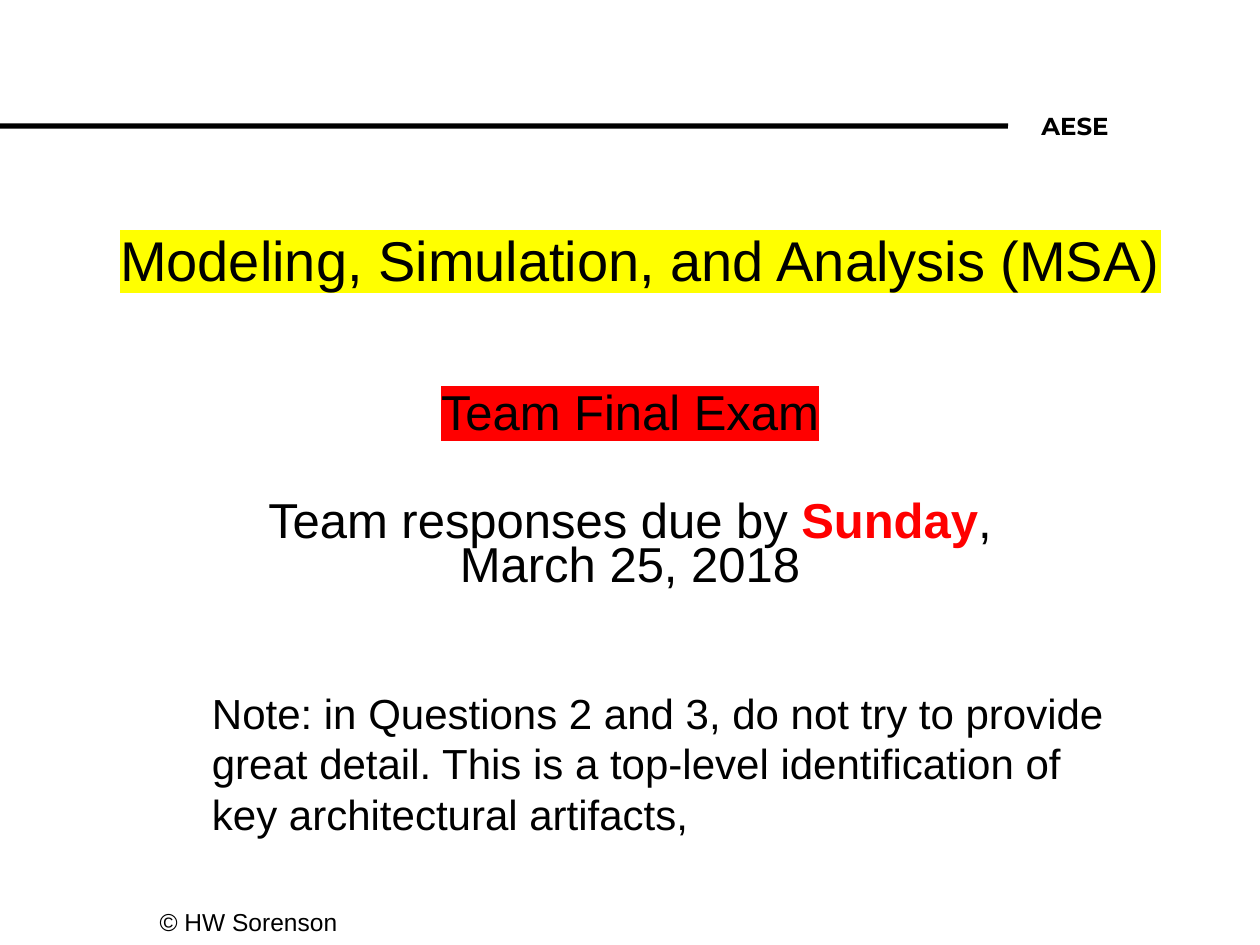
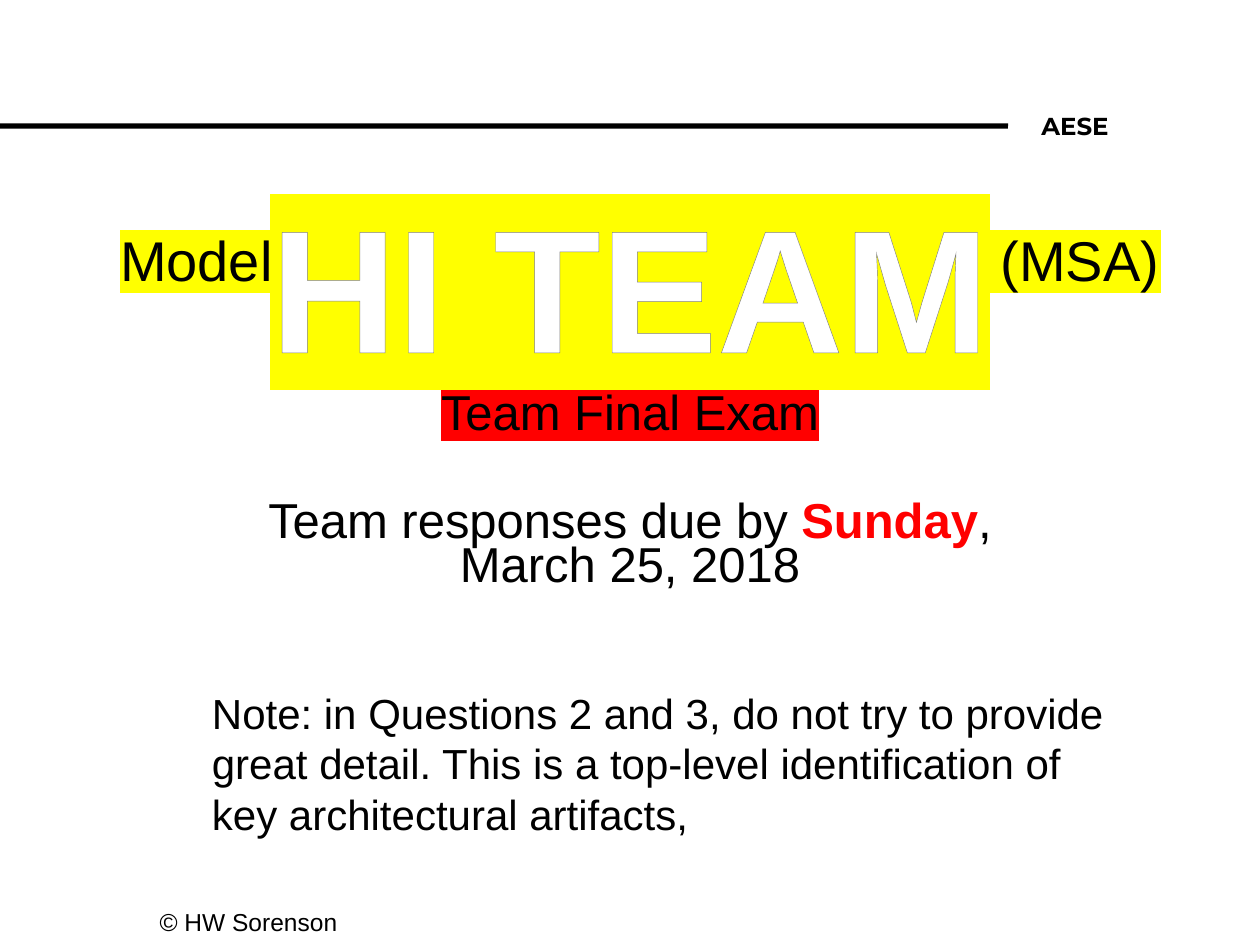
Before and after one commit to makarbasi/AESE, a slide deck: slide 1 of MSA Team Final Exam_AY2017.pptx. Drawn at 1260x945 pixels with LibreOffice and Linux fonts; fonts in the diff are those of the drawing; background and template pictures are left out. Boxes give left, top, right and bottom in pixels: in the first picture for what was removed or moved away, otherwise in the second. Text is boxed around its words. In the diff, an @@ line names an element or a change of style, - is before the commit and + after.

Commit message:
I added a wordart Text

```diff
--- a/MSA Team Final Exam_AY2017.pptx
+++ b/MSA Team Final Exam_AY2017.pptx
@@ text added at bbox=[270, 232, 989, 353], 100 pt, text pattern #FFFFFF on #FFFFFF, bold @@
+HI TEAM
@@ subtitle "Team Final Exam": place and size @@
-subtitle "Team Final Exam" at bbox=[268, 394, 991, 589]
+subtitle "Team Final Exam" at bbox=[189, 388, 1071, 609]
```
